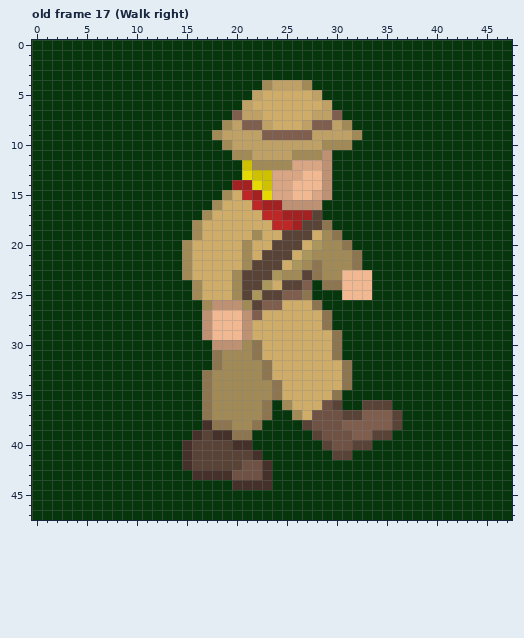
Pixel-art file, stored at Player/Asset files/Reworked Explorer walk cycle.aseprite. The first picture shows the starting point.
48x48 pixels, 19 frames. Shown: old frame 17 (Walk right). The commit also changed other frames, which this record leaves out.
New version:
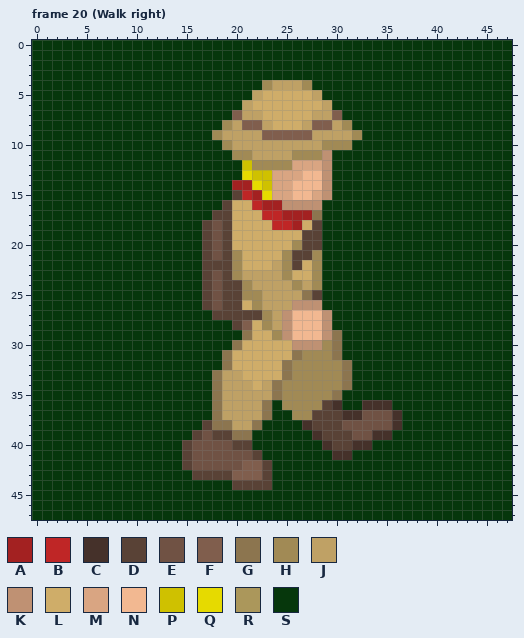
Palette (. is transparent): A #a32121  B #bf2626  C #45312a  D #594236  E #705244  F #805e4d  G #8c754f  H #a18a55  J #bfa165  K #bf9173  L #cfad69  M #d9a582  N #f2b891  P #cfc100  Q #e6da00  R #ab975b  S #06370c
A new or re-ordered frame is compared with the old frame closest to it.
The exact change:
frames 19 -> 28
Frame 20 (Walk right) is new; against old frame 17 (Walk right), layer "Explorer":
y 15: x 19..20 HL -> SD
y 16: x 18..19 HL -> SD
y 17: x 17..19 HLL -> SDD; x 28 D -> G
y 18: x 16..19 HLLL -> SDED; x 27 D -> L; x 29 G -> S
y 19: x 16..19 HLLL -> SDED; x 22 H -> L; x 25..26 DD -> LL; x 28..30 LHG -> DSS
y 20: x 15..19 HLLLL -> SSDED; x 21 H -> L; x 24..31 DDDLRHHG -> LLHDDSSS
y 21: x 15..21 HLLLLLH -> SSDEDHL; x 23..27 DDDLR -> LLHDD; x 29..32 HHHG -> SSSS
y 22: x 15..32 HLLLLLHDDDLRHGHHHG -> SSDDDHLLLJHDLHSSSS
y 23: x 15..19 HLLLL -> SSDED; x 21..24 DDDR -> JJJJ; x 26..33 HDGHHNNN -> LLHSSSSS
y 24: x 16..33 HLLLHDDRLDDFSGGNNN -> SDEDDHJJJJHJHSSSSS
y 25: x 16..26 HLLLHDRDDFF -> SDEDDHHJJJJ; x 28 S -> D; x 31..33 NNN -> SSS
y 26: x 17..28 HKKKHDFFLLLG -> DEDDLHJJJKKK
y 27: x 17..29 KNNNKFLLLLLLG -> SDDDDDHJKNNNK
y 28: x 17..21 KNNNK -> SSSDF; x 23..29 LLLLLLG -> HJKNNNK
y 29: x 17..21 KNNNK -> SSSSG; x 24..29 LLLLLL -> HKNNNK
y 30: x 18..22 KKKHG -> SSGLL; x 26..29 LLLL -> KKKH
y 31: x 18..22 GHHHG -> SGLLL; x 26..29 LLLL -> GHHH
y 32: x 18..23 GHHHHG -> SGLLLL; x 25..30 LLLLLL -> GHHHHH
y 33: x 17..23 GHHHHHG -> SGJJLLL; x 25..30 LLLLLL -> GHHHHH
y 34: x 17..23 GHHHHHH -> SGJJJLJ; x 25..30 LLLLLL -> HHHHHH
y 35: x 17..23 GHHHHHH -> SGJJJJJ; x 25..29 LLLLL -> HHHHH
y 36: x 17..22 GHHHHH -> SGJJJJ; x 26..30 LLLED -> HHHDC; x 33..35 DDD -> CCC
y 37: x 17..22 GHHHHH -> SGJJJJ; x 27..36 LEEEDDFFFD -> HDDDCCEEEC
y 38: x 17 C -> D; x 20..21 HH -> JJ; x 27..36 DEEEFFFFFD -> CDDDEEEEEC
y 39: x 16..19 CDCC -> DEDD; x 28..35 DEEEFFDD -> CDDDEECC
y 40: x 15..21 CDDDDCC -> DEEEEDD; x 29..33 DEEDD -> CDDCC
y 41: x 15..22 CDDDDDDC -> DEEEEEED; x 30..31 DD -> CC
y 42: x 15..23 CDDDDDEEC -> DEEEEEFFD
y 43: x 16..23 CCCCEEEC -> DDDDFFFD
y 44: x 20..23 CCCC -> DDDD
Pixel boxes of the changes (left, top, right, bottom) in both pictures:
changed: (182, 190, 402, 490)
